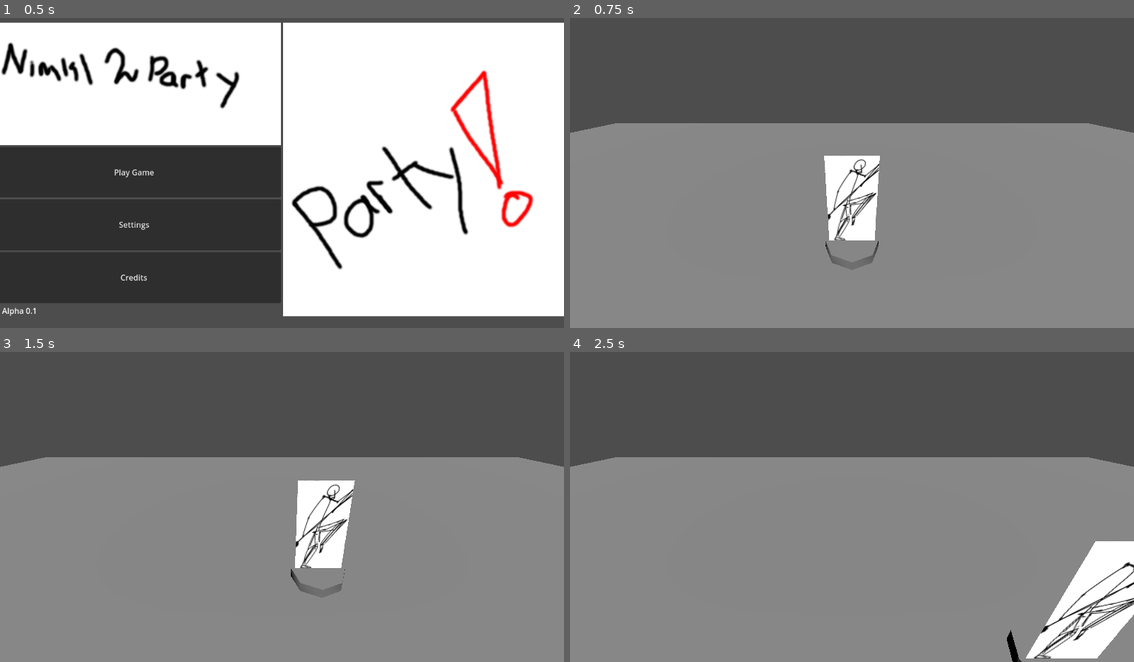
Above: before the commit, frames 1-4 (two rows, left to right).
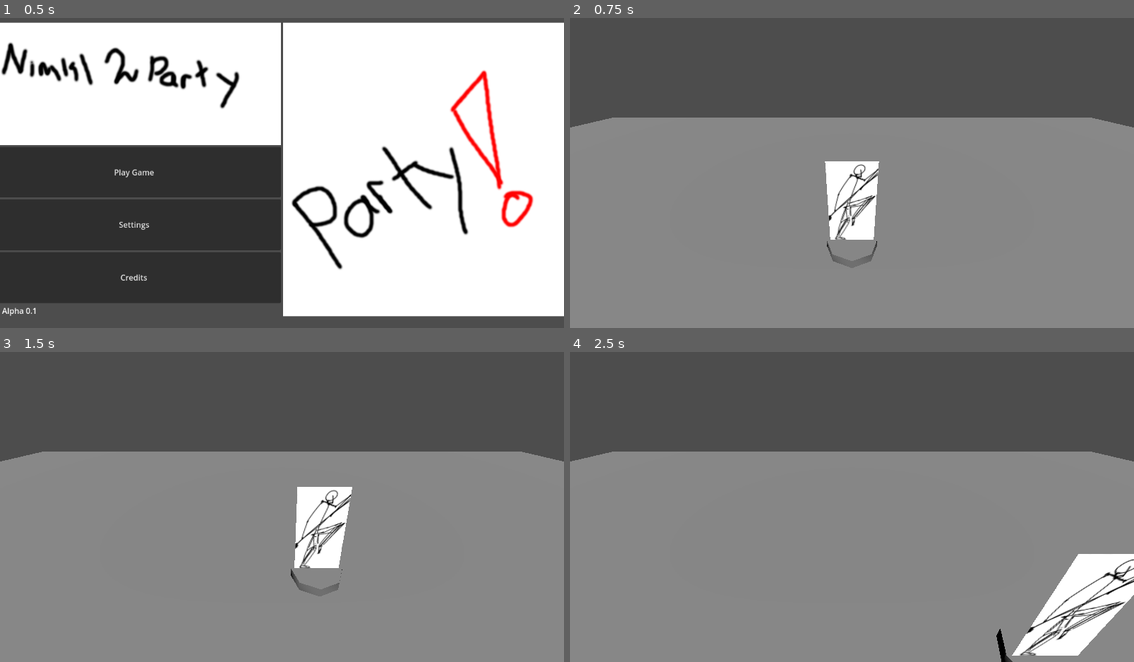
Above: after the commit, the same moments.

Repository: TresSims/Nickel2Party
Game: Godot game, scene res://levels/main_menu.tscn
The game is run twice, just before and just after one commit, with the same random seed, the same clock (stepped at 60 frames per second) and the same inputs.
Inputs:
- Up to frame 1 (0.5 s): no input
- Up to frame 2 (0.75 s): click "Play Game" at 0.5 s
- Up to frame 3 (1.5 s): tap Enter at 1.25 s; hold D (right) from 1.28 s (still down); hold Space (primary) from 1.28 s (still down)
- Up to frame 4 (2.5 s): tap Ctrl (secondary) at 1.55, 2.1 s; release D (right) at 2.03 s; release Space (primary) at 2.03 s; hold S (down) from 2.03 s (still down); tap Space (primary) at 2.3 s

Frame 1 is identical in both runs. In frame 2, 2.9% of the frame differs, in the area x 0-100%, y 32-81%; in frame 3, 2.8%; in frame 4, 5.1%, in the area x 0-100%, y 32-100%.

Commit message:
Basic player management

Diff:
--- /dev/null
+++ b/Session/SessionManager.gd
@@ -0,0 +1,26 @@
+extends Node
+
+var players = []
+
+var turn = 0
+
+# Called when the node enters the scene tree for the first time.
+func _ready():
+	pass
+
+# Called when a new player is added to the game
+func add_player(pawn):
+	var NewPlayer = pawn.instantiate()
+	add_child(NewPlayer)
+
+	players.append(NewPlayer)
+
+	print_debug(players)
+
+func _process(_delta):
+	# Relay input state to each pawn
+	pass
+
+func _input(event):
+	if( len(players) > 0 ):
+		players[turn].process_input(event)
--- /dev/null
+++ b/levels/Hub.gd
@@ -0,0 +1,14 @@
+extends Node3D
+
+var HubPawn = load("res://pawn/Base/BasicPawn.tscn")
+
+
+# Called when the node enters the scene tree for the first time.
+func _ready():
+	# Create the default player
+	SessionManager.add_player(HubPawn)
+
+
+# Called every frame. 'delta' is the elapsed time since the previous frame.
+func _process(delta):
+	pass
--- a/levels/Hub.tscn
+++ b/levels/Hub.tscn
@@ -1,12 +1,12 @@
-[gd_scene load_steps=4 format=3 uid="uid://dlbfwvh1j6pju"]
+[gd_scene load_steps=3 format=3 uid="uid://dlbfwvh1j6pju"]
 
-[ext_resource type="PackedScene" uid="uid://btti8lad77gee" path="res://pawn/BasicPawn.tscn" id="1_ghv0i"]
-[ext_resource type="Script" path="res://pawn/BasicPawn.gd" id="2_1j8wx"]
+[ext_resource type="Script" path="res://levels/Hub.gd" id="1_hbjyu"]
 
 [sub_resource type="BoxShape3D" id="BoxShape3D_jkpwb"]
 size = Vector3(28.6924, 0.977506, 33.3661)
 
 [node name="Hub" type="Node3D"]
+script = ExtResource("1_hbjyu")
 
 [node name="Floor" type="CSGBox3D" parent="."]
 size = Vector3(48.2985, 1, 33.2556)
@@ -16,12 +16,8 @@
 [node name="CollisionShape3D" type="CollisionShape3D" parent="Floor/StaticBody3D"]
 shape = SubResource("BoxShape3D_jkpwb")
 
-[node name="CharacterBody3D" parent="." instance=ExtResource("1_ghv0i")]
-transform = Transform3D(1, 0, 0, 0, 1, 0, 0, 0, 1, 0, 1.95215, 0)
-script = ExtResource("2_1j8wx")
+[node name="DirectionalLight3D" type="DirectionalLight3D" parent="."]
+transform = Transform3D(1, 0, 0, 0, 0.560755, 0.827982, 0, -0.827982, 0.560755, 0, 7.96054, 0)
 
 [node name="Camera3D" type="Camera3D" parent="."]
-transform = Transform3D(1, 0, 0, 0, 0.907125, 0.420862, 0, -0.420862, 0.907125, 0, 5.10492, 4.44041)
-
-[node name="DirectionalLight3D" type="DirectionalLight3D" parent="."]
-transform = Transform3D(1, 0, 0, 0, 0.560755, 0.827982, 0, -0.827982, 0.560755, 0, 7.96054, 0)
+transform = Transform3D(1, 0, 0, 0, 0.887083, 0.461609, 0, -0.461609, 0.887083, 0, 5.48414, 4.44704)
--- a/levels/main_menu.tscn
+++ b/levels/main_menu.tscn
@@ -16,17 +16,22 @@
 theme_override_constants/margin_bottom = 80
 
 [node name="HBoxContainer" type="HBoxContainer" parent="."]
+layout_mode = 2
 
 [node name="VBoxContainer" type="VBoxContainer" parent="HBoxContainer"]
+layout_mode = 2
 
 [node name="TitleLogo" type="TextureRect" parent="HBoxContainer/VBoxContainer"]
+layout_mode = 2
 texture = ExtResource("1_2uy0r")
 
 [node name="VBoxContainer" type="VBoxContainer" parent="HBoxContainer/VBoxContainer"]
+layout_mode = 2
 size_flags_vertical = 3
 alignment = 1
 
 [node name="Play" type="Button" parent="HBoxContainer/VBoxContainer/VBoxContainer"]
+layout_mode = 2
 size_flags_vertical = 3
 focus_neighbor_top = NodePath("../Credits")
 focus_neighbor_bottom = NodePath("../Settings")
@@ -36,6 +41,7 @@
 script = ExtResource("2_qxjwb")
 
 [node name="Settings" type="Button" parent="HBoxContainer/VBoxContainer/VBoxContainer"]
+layout_mode = 2
 size_flags_vertical = 3
 focus_neighbor_top = NodePath("../Play")
 focus_neighbor_bottom = NodePath("../Credits")
@@ -44,6 +50,7 @@
 text = "Settings"
 
 [node name="Credits" type="Button" parent="HBoxContainer/VBoxContainer/VBoxContainer"]
+layout_mode = 2
 size_flags_vertical = 3
 focus_neighbor_top = NodePath("../Settings")
 focus_neighbor_bottom = NodePath("../Play")
@@ -53,9 +60,12 @@
 "
 
 [node name="Version" type="Label" parent="HBoxContainer/VBoxContainer"]
+layout_mode = 2
 text = "Pre Alpha 0.1"
 
 [node name="CenterContainer" type="CenterContainer" parent="HBoxContainer"]
+layout_mode = 2
 
 [node name="MainMenuIllustration" type="TextureRect" parent="HBoxContainer/CenterContainer"]
+layout_mode = 2
 texture = ExtResource("3_o5ojv")
--- /dev/null
+++ b/pawn/Base/BasicPawn.gd
@@ -0,0 +1,73 @@
+extends CharacterBody3D
+
+const SPEED = 5.0
+const JUMP_VELOCITY = 2.0
+
+const INPUT_LEFT = 0
+const INPUT_RIGHT = 1
+const INPUT_UP = 2
+const INPUT_DOWN = 3
+const INPUT_PRIMARY = 4
+const INPUT_SECONDARY = 5
+
+var inputs = [0, 0, 0, 0, 0, 0]
+
+# Get the gravity from the project settings to be synced with RigidBody nodes.
+var gravity = ProjectSettings.get_setting("physics/3d/default_gravity")
+
+func set_inputs(new_inputs):
+	inputs[INPUT_LEFT] = new_inputs[INPUT_LEFT]
+	inputs[INPUT_RIGHT] = new_inputs[INPUT_RIGHT]
+	inputs[INPUT_UP] = new_inputs[INPUT_UP]
+	inputs[INPUT_DOWN] = new_inputs[INPUT_DOWN]
+	inputs[INPUT_PRIMARY] = new_inputs[INPUT_PRIMARY]
+	inputs[INPUT_SECONDARY] = new_inputs[INPUT_SECONDARY]
+
+
+func _physics_process(delta):
+	# Add the gravity.
+	if not is_on_floor():
+		velocity.y -= gravity * delta
+
+	# Handle Jump.
+	if not velocity.is_zero_approx() and is_on_floor():
+		velocity.y = JUMP_VELOCITY
+
+	# Get the input direction and handle the movement/deceleration.
+	# As good practice, you should replace UI actions with custom gameplay actions.
+	var input_dir = Vector3(inputs[INPUT_RIGHT] - inputs[INPUT_LEFT], inputs[INPUT_DOWN] - inputs[INPUT_UP], 0)
+	var direction = (transform.basis * Vector3(input_dir.x, 0, input_dir.y)).normalized()
+	if direction:
+		velocity.x = direction.x * SPEED
+		velocity.z = direction.z * SPEED
+	else:
+		velocity.x = move_toward(velocity.x, 0, SPEED)
+		velocity.z = move_toward(velocity.z, 0, SPEED)
+
+	move_and_slide()
+
+func process_input(event):
+	if event.is_action_pressed("primary"):
+		inputs[INPUT_PRIMARY] = 1
+	elif event.is_action_released("primary"):
+		inputs[INPUT_PRIMARY] = 0
+	if event.is_action_pressed("secondary"):
+		inputs[INPUT_SECONDARY] = 1
+	elif event.is_action_released("secondary"):
+		inputs[INPUT_SECONDARY] = 0
+	if event.is_action_pressed("up"):
+		inputs[INPUT_UP] = 1
+	elif event.is_action_released("up"):
+		inputs[INPUT_UP] = 0
+	if event.is_action_pressed("down"):
+		inputs[INPUT_DOWN] = 1
+	elif event.is_action_released("down"):
+		inputs[INPUT_DOWN] = 0
+	if event.is_action_pressed("left"):
+		inputs[INPUT_LEFT] = 1
+	elif event.is_action_released("left"):
+		inputs[INPUT_LEFT] = 0
+	if event.is_action_pressed("right"):
+		inputs[INPUT_RIGHT] = 1
+	elif event.is_action_released("right"):
+		inputs[INPUT_RIGHT] = 0
--- a/pawn/BasicPawn.tscn
+++ b/pawn/Base/BasicPawn.tscn
@@ -1,6 +1,7 @@
-[gd_scene load_steps=3 format=3 uid="uid://btti8lad77gee"]
+[gd_scene load_steps=4 format=3 uid="uid://cvm4w1t5gy17r"]
 
-[ext_resource type="Texture2D" uid="uid://3rwystpxgwl1" path="res://pawn/ASprite.png" id="1_rll4q"]
+[ext_resource type="Script" path="res://pawn/Base/BasicPawn.gd" id="1_vg8nh"]
+[ext_resource type="Texture2D" uid="uid://3rwystpxgwl1" path="res://pawn/Base/ASprite.png" id="2_s0c8q"]
 
 [sub_resource type="CapsuleShape3D" id="CapsuleShape3D_wfhvv"]
 radius = 0.751607
@@ -8,6 +9,7 @@
 
 [node name="CharacterBody3D" type="CharacterBody3D"]
 transform = Transform3D(1, 0, 0, 0, 1, 0, 0, 0, 1, 0, 1.87231, 0)
+script = ExtResource("1_vg8nh")
 
 [node name="CollisionShape3D" type="CollisionShape3D" parent="."]
 shape = SubResource("CapsuleShape3D_wfhvv")
@@ -19,4 +21,4 @@
 
 [node name="Sprite3D" type="Sprite3D" parent="CSGCylinder3D"]
 transform = Transform3D(1, 0, 0, 0, 1, 0, 0, 0, 1, 0, 1.40164, 0)
-texture = ExtResource("1_rll4q")
+texture = ExtResource("2_s0c8q")
--- a/pawn/BasicPawn.gd
+++ /dev/null
@@ -1,31 +0,0 @@
-extends CharacterBody3D
-
-
-const SPEED = 5.0
-const JUMP_VELOCITY = 2.0
-
-# Get the gravity from the project settings to be synced with RigidBody nodes.
-var gravity = ProjectSettings.get_setting("physics/3d/default_gravity")
-
-
-func _physics_process(delta):
-	# Add the gravity.
-	if not is_on_floor():
-		velocity.y -= gravity * delta
-
-	# Handle Jump.
-	if not velocity.is_zero_approx() and is_on_floor():
-		velocity.y = JUMP_VELOCITY
-
-	# Get the input direction and handle the movement/deceleration.
-	# As good practice, you should replace UI actions with custom gameplay actions.
-	var input_dir = Input.get_vector("left", "right", "up", "down")
-	var direction = (transform.basis * Vector3(input_dir.x, 0, input_dir.y)).normalized()
-	if direction:
-		velocity.x = direction.x * SPEED
-		velocity.z = direction.z * SPEED
-	else:
-		velocity.x = move_toward(velocity.x, 0, SPEED)
-		velocity.z = move_toward(velocity.z, 0, SPEED)
-
-	move_and_slide()
--- a/project.godot
+++ b/project.godot
@@ -15,39 +15,43 @@
 config/features=PackedStringArray("4.0", "Forward Plus")
 config/icon="res://icon.svg"
 
+[autoload]
+
+SessionManager="*res://Session/SessionManager.gd"
+
 [input]
 
 primary={
 "deadzone": 0.5,
-"events": [Object(InputEventKey,"resource_local_to_scene":false,"resource_name":"","device":0,"window_id":0,"alt_pressed":false,"shift_pressed":false,"ctrl_pressed":false,"meta_pressed":false,"pressed":false,"keycode":0,"physical_keycode":32,"unicode":0,"echo":false,"script":null)
+"events": [Object(InputEventKey,"resource_local_to_scene":false,"resource_name":"","device":0,"window_id":0,"alt_pressed":false,"shift_pressed":false,"ctrl_pressed":false,"meta_pressed":false,"pressed":false,"keycode":0,"physical_keycode":32,"key_label":0,"unicode":0,"echo":false,"script":null)
 ]
 }
 secondary={
 "deadzone": 0.5,
-"events": [Object(InputEventKey,"resource_local_to_scene":false,"resource_name":"","device":0,"window_id":0,"alt_pressed":false,"shift_pressed":false,"ctrl_pressed":false,"meta_pressed":false,"pressed":false,"keycode":0,"physical_keycode":4194326,"unicode":0,"echo":false,"script":null)
+"events": [Object(InputEventKey,"resource_local_to_scene":false,"resource_name":"","device":0,"window_id":0,"alt_pressed":false,"shift_pressed":false,"ctrl_pressed":false,"meta_pressed":false,"pressed":false,"keycode":0,"physical_keycode":4194326,"key_label":0,"unicode":0,"echo":false,"script":null)
 ]
 }
 up={
 "deadzone": 0.5,
-"events": [Object(InputEventKey,"resource_local_to_scene":false,"resource_name":"","device":0,"window_id":0,"alt_pressed":false,"shift_pressed":false,"ctrl_pressed":false,"meta_pressed":false,"pressed":false,"keycode":0,"physical_keycode":87,"unicode":0,"echo":false,"script":null)
-, Object(InputEventKey,"resource_local_to_scene":false,"resource_name":"","device":0,"window_id":0,"alt_pressed":false,"shift_pressed":false,"ctrl_pressed":false,"meta_pressed":false,"pressed":false,"keycode":0,"physical_keycode":4194320,"unicode":0,"echo":false,"script":null)
+"events": [Object(InputEventKey,"resource_local_to_scene":false,"resource_name":"","device":0,"window_id":0,"alt_pressed":false,"shift_pressed":false,"ctrl_pressed":false,"meta_pressed":false,"pressed":false,"keycode":0,"physical_keycode":87,"key_label":0,"unicode":0,"echo":false,"script":null)
+, Object(InputEventKey,"resource_local_to_scene":false,"resource_name":"","device":0,"window_id":0,"alt_pressed":false,"shift_pressed":false,"ctrl_pressed":false,"meta_pressed":false,"pressed":false,"keycode":0,"physical_keycode":4194320,"key_label":0,"unicode":0,"echo":false,"script":null)
 ]
 }
 down={
 "deadzone": 0.5,
-"events": [Object(InputEventKey,"resource_local_to_scene":false,"resource_name":"","device":0,"window_id":0,"alt_pressed":false,"shift_pressed":false,"ctrl_pressed":false,"meta_pressed":false,"pressed":false,"keycode":0,"physical_keycode":83,"unicode":0,"echo":false,"script":null)
-, Object(InputEventKey,"resource_local_to_scene":false,"resource_name":"","device":0,"window_id":0,"alt_pressed":false,"shift_pressed":false,"ctrl_pressed":false,"meta_pressed":false,"pressed":false,"keycode":0,"physical_keycode":4194322,"unicode":0,"echo":false,"script":null)
+"events": [Object(InputEventKey,"resource_local_to_scene":false,"resource_name":"","device":0,"window_id":0,"alt_pressed":false,"shift_pressed":false,"ctrl_pressed":false,"meta_pressed":false,"pressed":false,"keycode":0,"physical_keycode":83,"key_label":0,"unicode":0,"echo":false,"script":null)
+, Object(InputEventKey,"resource_local_to_scene":false,"resource_name":"","device":0,"window_id":0,"alt_pressed":false,"shift_pressed":false,"ctrl_pressed":false,"meta_pressed":false,"pressed":false,"keycode":0,"physical_keycode":4194322,"key_label":0,"unicode":0,"echo":false,"script":null)
 ]
 }
 left={
 "deadzone": 0.5,
-"events": [Object(InputEventKey,"resource_local_to_scene":false,"resource_name":"","device":0,"window_id":0,"alt_pressed":false,"shift_pressed":false,"ctrl_pressed":false,"meta_pressed":false,"pressed":false,"keycode":0,"physical_keycode":4194319,"unicode":0,"echo":false,"script":null)
-, Object(InputEventKey,"resource_local_to_scene":false,"resource_name":"","device":0,"window_id":0,"alt_pressed":false,"shift_pressed":false,"ctrl_pressed":false,"meta_pressed":false,"pressed":false,"keycode":0,"physical_keycode":65,"unicode":0,"echo":false,"script":null)
+"events": [Object(InputEventKey,"resource_local_to_scene":false,"resource_name":"","device":0,"window_id":0,"alt_pressed":false,"shift_pressed":false,"ctrl_pressed":false,"meta_pressed":false,"pressed":false,"keycode":0,"physical_keycode":4194319,"key_label":0,"unicode":0,"echo":false,"script":null)
+, Object(InputEventKey,"resource_local_to_scene":false,"resource_name":"","device":0,"window_id":0,"alt_pressed":false,"shift_pressed":false,"ctrl_pressed":false,"meta_pressed":false,"pressed":false,"keycode":0,"physical_keycode":65,"key_label":0,"unicode":0,"echo":false,"script":null)
 ]
 }
 right={
 "deadzone": 0.5,
-"events": [Object(InputEventKey,"resource_local_to_scene":false,"resource_name":"","device":0,"window_id":0,"alt_pressed":false,"shift_pressed":false,"ctrl_pressed":false,"meta_pressed":false,"pressed":false,"keycode":0,"physical_keycode":68,"unicode":0,"echo":false,"script":null)
-, Object(InputEventKey,"resource_local_to_scene":false,"resource_name":"","device":0,"window_id":0,"alt_pressed":false,"shift_pressed":false,"ctrl_pressed":false,"meta_pressed":false,"pressed":false,"keycode":0,"physical_keycode":4194321,"unicode":0,"echo":false,"script":null)
+"events": [Object(InputEventKey,"resource_local_to_scene":false,"resource_name":"","device":0,"window_id":0,"alt_pressed":false,"shift_pressed":false,"ctrl_pressed":false,"meta_pressed":false,"pressed":false,"keycode":0,"physical_keycode":68,"key_label":0,"unicode":0,"echo":false,"script":null)
+, Object(InputEventKey,"resource_local_to_scene":false,"resource_name":"","device":0,"window_id":0,"alt_pressed":false,"shift_pressed":false,"ctrl_pressed":false,"meta_pressed":false,"pressed":false,"keycode":0,"physical_keycode":4194321,"key_label":0,"unicode":0,"echo":false,"script":null)
 ]
 }
--- a/scripts/Play.gd
+++ b/scripts/Play.gd
@@ -8,7 +8,7 @@
 
 
 # Called every frame. 'delta' is the elapsed time since the previous frame.
-func _process(delta):
+func _process(_delta):
 	pass
 
 func _button_pressed():
Renamed: pawn/ASprite.png -> pawn/Base/ASprite.png
Not shown, changed: pawn/Base/ASprite.png.import
Not shown, changed: Art Source/3D/Inn Scene/Inn.blend
Not shown, added: Art Source/3D/Inn Scene/Inn.blend1
